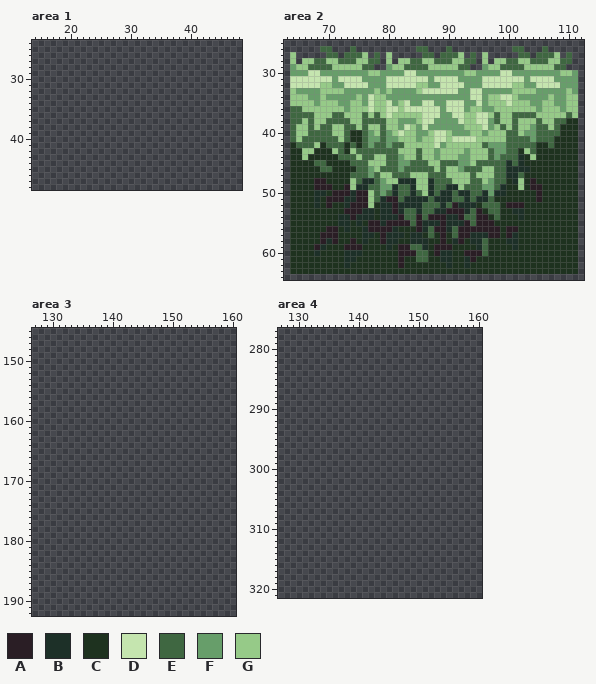
File history of a pixel-art file, Aseprite/Enviroment/Stages/Light_forest/tileset/bg_fixed.aseprite. That is the earlier state.
1951x528 pixels, 1 frame. Colours within 5 levels of each other are drawn and written as one. Shown: area 1: x 14..48, y 24..48; area 2: x 63..112, y 25..64; area 3: x 127..160, y 145..192; area 4: x 127..160, y 277..321. The old version is drawn lined up with the new one. The commit also changed other parts of the picture, which this record leaves out.
Palette (. is transparent): A #2a1e25  B #1d3028  C #1e321f  D #c5e5af  E #3f6741  F #679e6a  G #96ca88
Pixels before, area 2, first column x 64:
26 .....EE...E..........EE...E..........EE...E.....
27 G.....EE.EEEG.E.G.....EE.EEEG.E.G.....EE.EEEG.E.
28 G.GGEEGGEEEGGEE.G.GGEEGGEEEGGEE.G.GGEEGGEEEGGEE.
29 FGGEEEEGGGGGEE..FGGEEEEGGGGGEE..FGGEEEEGGGGGEE..
30 FFFDDFFFFFFFFGGFFFFDDFFFFFFFFGGFFFFDDFFFFFFFFGGF
31 DDDDDDDFDDDDFFFFDDDDDDDFDDDDFFFFDDDDDDDFDDDDFFFF
32 DDDDDGGFFDDDDFFFDDDDDGGFFDDDDFFFDDDDDGGFFDDDDFFF
33 GFFFFGGGGFFFFFGFGFFFFGDDDDDDFFDDFFFFFGGGGFFFFFGF
34 GGGFFGFFFFFGFDGGFFFFFFFFFFFFFFDDFGGDDGFFFFFGFFGG
35 GGGGFGGGFFGGFDGGDFGDFFDDFFDDDFFDFGGGDGGGFFGGFFGG
36 EEGGGGGGGFGGGDGGDDGDDDDDDFDDDFGGFFGGGGGGGFGGGFGG
37 EEEEGGGEEGGGEGEGDGGGGGDDDFFDDGGDDGEGGEEEEGGGGGEG
38 EEGEGGEEEEGGEEEEGGFFFGDDFFFFDGGDDFEGGEGGGEGGEECC
39 EGGEGEEGGEEGEGGEGGFDGFDFFFFFFGGGDFGEGEGGFEEGECCC
40 EGGEEEEGGECCEFGEFGDGGFFGDDGFFFGGFGGGEEGFFEEEECCC
41 EGEEEEEEGECCEFFEFFGGGFGGDDGDDDDGGGGGEEEEFEEECCCC
42 CEEEGCEEECECEFEEFEEGGGGGDFGGGGGGEFFFEEEEECCECCCC
43 CCGGCCCGECGEEEEEEEGGGEGGFGGGGFGGGEFFEECGECCCCCCC
44 CCGCCCCCEEEGEEGGEEFGGEGGFGGGFFGGGEFEEEBCGCCCCCCC
45 CCCCEECCCCEEEGGGEEFFEEEGGEEEFFGEEEEEBEBCCCCCCCCC
46 CCCCCEECCCCEEFGEEEFEEEEEGEGGFEEEGGEEBBBBCCCCCCCC
47 CCCCCCCCCCEEEFEGGEEEGGGEEEGGGGEGGGEEBBECCCCCCCCC
48 CCCCAACCCCGEBBEFGGBBBGGBEEEGGGEEGFEECBGCACCCCCCC
49 CCCCAAACCAGBBEEFFBEEBGGBEEBBGEEEFFEBCCGCAACCCCCC
50 CCCCBBCAAABAAGEFEBEEBEGBEBBEBBEEBFBBCCCCCACCCCCC
51 CCCCBCAAABBAAGEBAAEBBBBEBBBEEBEBBECCCCCCCACCCCCC
52 CCCCBCACCBAAAGCBBABBBBEEEBEABBBCEEECAAACCCCCCCCC
53 CCCCCCCCCAAABBCBBABEEBEEBBAAABEACEECCBBCCCCCCCCC
54 CCCCCCCCBBABBBCBBBAEEAEAAABBAEEAACECCCBCCCCCCCCC
55 CCCCCCCCBBCBCAABAAAAEABBBABBBAEAAACCCCCCCCCCCCCC
56 CCCCCCAACBCCBAAAABCCCABEAABEAAAAAAACAACCCCCCCCCC
57 CCCCCAAACCCCBBCABBBCBBCECACEAABBBAACABCCCCCCCCCC
58 CCCCCABACCACBCCABBCCBBBCCACBACBBECCCBBCCCCCCCCCC
59 CCCCABCCCAAACCCCBCAAEEBCAAACCCCBECCCCBCCCCCCCCCC
60 CCCCBCCCCBBBCCCCCCAAAEECABBCCAAAECCCCCCCCCCCCCCC
61 CCCCCCCCCBBCCCCCCCACCEECCBBCCBACCCCCCCCCCCCCCCCC
62 CCCCCCCCCBCCCCCCCCACCCCCCCBCCBCCCCCCCCCCCCCCCCCC
63 CCCCCCCCCCCCCCCCCCCCCCCCCCCCCCCCCCCCCCCCCCCCCCCC
After:
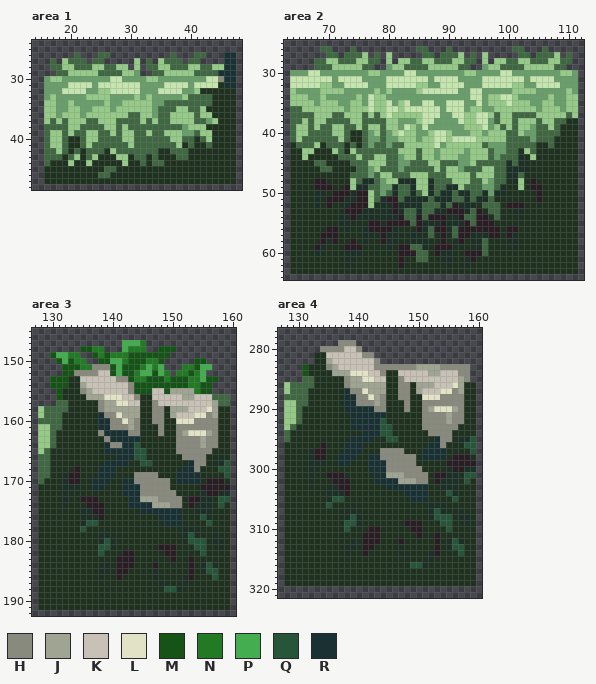
Colours new in this view: H #898a7e  J #9fa592  K #c8c2b6  L #e1e2c6  M #155316  N #227b24  P #43ad4f  Q #27553a  R #193133
The edit:
drawings rearranged on the sheet (the old picture shows each at its new place; 11 dropped ones are not shown)
Changed rows in their new state; - is an unchanged pixel.
Area 1:
first column x 16:
26 -----E---EE----------E---EE---RR
27 -E-GEEE-EE-----G-E-GEEE-EE----RR
28 -EEGGEEEGGEEGG-G-EEGGEEEGGEEGGRR
29 --EEGGGGGEEEEGGF--EEGGGGGEEEERRR
30 FGGFFFFFFFFDDFFFFGGFFFFFFFFDDHRR
31 FFFFDDDDFDDDDDDDFFFFDDDDFDDDDCRR
32 FFFDDDDFFGGDDDDDFFFDDDDFFGCCCCCC
33 FGFFFFFGGGGFFFFGFGFFFFFGEEEECCCC
34 GGFFGFFFFFGFFGGGGGFFEEEEEEEECCCC
35 GGFFGGFFGGGFGGGGGGFEEEGGEEGCCCCC
36 GGFGGGFGGGGGGGEEGGFEEGGGGEGGCCCC
37 GEGEGGGEEGGGEEEEGEGEEGGGGEEFGCCC
38 EEEEGGEEEEGGEGEEEEEEEEEFGGGCCCCC
39 EGGEGEEGGEEGEGGEEGEEGGGFFEGGCCCC
40 EGGECCEGGEEEEGGEEEEEEGGEECEGCCCC
41 EGGECCEGEEEEEEGEEEEEEEGCECCECCCC
42 EEGECECEEECGEEEEEEECCEEECCCCCCCC
43 EEECEGCEGCCCGGCEECECCCEECCCCCCCC
44 ECCCGCCGCCCCCGCCECEECCCCCCCCCCCC
45 CCCCCCCCCCEECCCCCCCCCCCCCCCCCCCC
46 CCCCCCCCCEECCCCCCCCCCCCCCCCCCCCC
47 CCCCCCCCCCCCCCCCCCCCCCCCCCCCCCCC
Area 2:
first column x 64:
27 .---
28 .-..
29 ....
Area 3:
first column x 128:
147 --------------PPPN--------------
148 -------MMNN---PNNN--MMM---------
149 --MPPNN--MNMNNNMMMMMMM----------
150 ---MPMNN--MMPPNMMMNNM-----MM----
151 ----MMMNNHHHMPMMMNPNP---NNMPP---
152 ----MMHHHHKKMPMMNPPMPN-NNMNP----
153 --MMMCCKKKKKKHHMNNMMMNMMMNNPMM--
154 --MMMCCJKKKKKKKHMMMMMMMMMNNMM---
155 ---MCCCHJKKKKKKHMMMKKMJJJJNMM---
156 ---MCCCCJJJLLLKKHCCKKKKKJJKKKEEE
157 ---EECCCCCHJJLLKKCCHKKKKKKKKKJEE
158 GEEEECCCCCHJJJJJJCCHHCJJJKKKLJCC
159 GEEECCCCCCRHHLJJJCCHHCJKKKLLHJCC
160 EEEECCCCCCRRHHLJHCCHHCCLLLHHHHCC
161 GGEECCCCCCRRHHHJHCCCHCCHHHHHHHCC
162 GGECCCCCCCHRRRRHHCCCHCCHJLLLJHCC
163 GGECCCCCCCCHRRRRRCCCCCCHHHHJHHCC
164 GGECCCCCCCCRHHRRQCCCCCCHHHHJHHCC
165 GECCCCCCCCCRRRRRQQCCCCCHHHHHHCCC
166 EECCCCCCCCCCCRRRQQCCCCCCHHHHCCCC
167 EECCCCCCCCCRRRRCCQQCCCCCCRHHCBBQ
168 EECCCCACCCRRRCCCCCCCCCCCRRHCCCQQ
169 EECCBAACCCRRRCCCHHHHCCCRRRRCCCCQ
170 ECCCBAACCRRRCCRRHHHHHHCRRRRCAAAC
171 CCCCBBBCCRRCCCRRRHHHHHCCCCCAAAAA
172 CCCCBBCCCCCCCCRRRHHHHHHCCCCBAABB
173 CCCCBCCAAACCCCCRRJJJHHHHCAABBCQQ
174 CCCCBCCCAAACCCCRRRRJJJHHCABBBCQC
175 CCCCCCCBBAACCCCCCRRRRRRRCCBBBCCC
176 CCCCCCCBBBACCCCCCCCCRRRRCCCQBCCC
177 CCCCCCCBQQCCCCCCCCCCCRRRCCCCQCCC
178 CCCCCCCQCCCCCCCCCCCCCCCCBBBCCCCC
179 CCCCCCCCCCBBCCCCCCCCCCCCBQBCCBCC
180 CCCCCCCCCCBQBCCCCCCCCCCCBQQQCBBC
181 CCCCCCCCCCQQBCCCCCCCAAACCCQQCCBC
182 CCCCCCCCCCQCCCAACCCCCAACCCCQCCCC
183 CCCCCCCCCCCCCAAACCCCCCACCACCCCCC
184 CCCCCCCCCCCBCAAACCCACCCCCACBQBCC
185 CCCCCCCCCCBBCAACCCCBCCCCCACBQQCC
186 CCCCCCCCCCBCCACCCCCBCCCCBACCCQCC
187 CCCCCCCCCCCCCCCCCCCCBCCCBCCCCCCC
188 CCCCCCCCCCCCCCCCCCCCCQQBCCCCCCCC
189 CCCCCCCCCCCCCCCCCCCCCCCCCCCCCCCC
190 CCCCCCCCCCCCCCCCCCCCCCCCCCCCCCCC
191 CCCCCCCCCCCCCCCCCCCCCCCCCCCCCCCC
Area 4:
first column x 128:
279 ---------HHH--------------------
280 ------HHHHKKH-------------------
281 -----CCKKKKKKHH-----------------
282 -----CCJKKKKKKKH----------------
283 ---MCCCHJKKKKKKHHHHHHHJJJJHHHHH-
284 ---MCCCCJJJLLLKKHCCKKKKKJJKKKHH-
285 ---EECCCCCHJJLLKKCCHKKKKKKKKKJH-
286 GEEEECCCCCHJJJJJJCCHHCJJJKKKLJCC
287 GEEECCCCCCRHHLJJJCCHHCJKKKLLHJCC
288 EEEECCCCCCRRHHLJHCCHHCCLLLHHHHCC
289 GGEECCCCCCRRHHHJHCCCHCCHHHHHHHCC
290 GGECCCCCCCRRRRRHHCCCHCCHJLLLJHCC
291 GGECCCCCCCCRRRRRRCCCCCCHHHHJHHCC
292 GGECCCCCCCCRRRRRQCCCCCCHHHHJHHCC
293 GECCCCCCCCCRRRRRQQCCCCCHHHHHHCCC
294 ECCCCCCCCCCCCRRRQQCCCCCCHHHHCCCC
295 ECCCCCCCCCCRRRRCCQQCCCCCCRHHCBBQ
296 CCCCCCACCCRRRCCCCCCCCCCCRRHCCCQQ
297 CCCCBAACCCRRRCCCHHHHCCCRRRRCCCCQ
298 CCCCBAACCRRRCCRRHHHHHHCRRRRCAAAC
299 CCCCBBBCCRRCCCRRRHHHHHCCCCCAAAAA
300 CCCCBBCCCCCCCCRRRHHHHHHCCCCBAABB
301 CCCCBCCAAACCCCCRRJJJHHHHCAABBCQQ
302 CCCCBCCCAAACCCCRRRRJJJHHCABBBCQC
303 CCCCCCCBBAACCCCCCRRRRRRRCCBBBCCC
304 CCCCCCCBBBACCCCCCCCCRRRRCCCQBCCC
305 CCCCCCCBQQCCCCCCCCCCCRRRCCCCQCCC
306 CCCCCCCQCCCCCCCCCCCCCCCCBBBCCCCC
307 CCCCCCCCCCBBCCCCCCCCCCCCBQBCCBCC
308 CCCCCCCCCCBQBCCCCCCCCCCCBQQQCBBC
309 CCCCCCCCCCQQBCCCCCCCAAACCCQQCCBC
310 CCCCCCCCCCQCCCAACCCCCAACCCCQCCCC
311 CCCCCCCCCCCCCAAACCCCCCACCACCCCCC
312 CCCCCCCCCCCBCAAACCCACCCCCACBQBCC
313 CCCCCCCCCCBBCAACCCCBCCCCCACBQQCC
314 CCCCCCCCCCBCCACCCCCBCCCCBACCCQCC
315 CCCCCCCCCCCCCCCCCCCCBCCCBCCCCCCC
316 CCCCCCCCCCCCCCCCCCCCCQQBCCCCCCCC
317 CCCCCCCCCCCCCCCCCCCCCCCCCCCCCCCC
318 CCCCCCCCCCCCCCCCCCCCCCCCCCCCCCCC
319 CCCCCCCCCCCCCCCCCCCCCCCCCCCCCCCC
Pixel boxes of the changes (left, top, right, bottom) in both pictures:
added: (44, 52, 236, 184)
erased: (290, 52, 314, 70)
added: (38, 340, 230, 610)
added: (284, 340, 476, 586)
